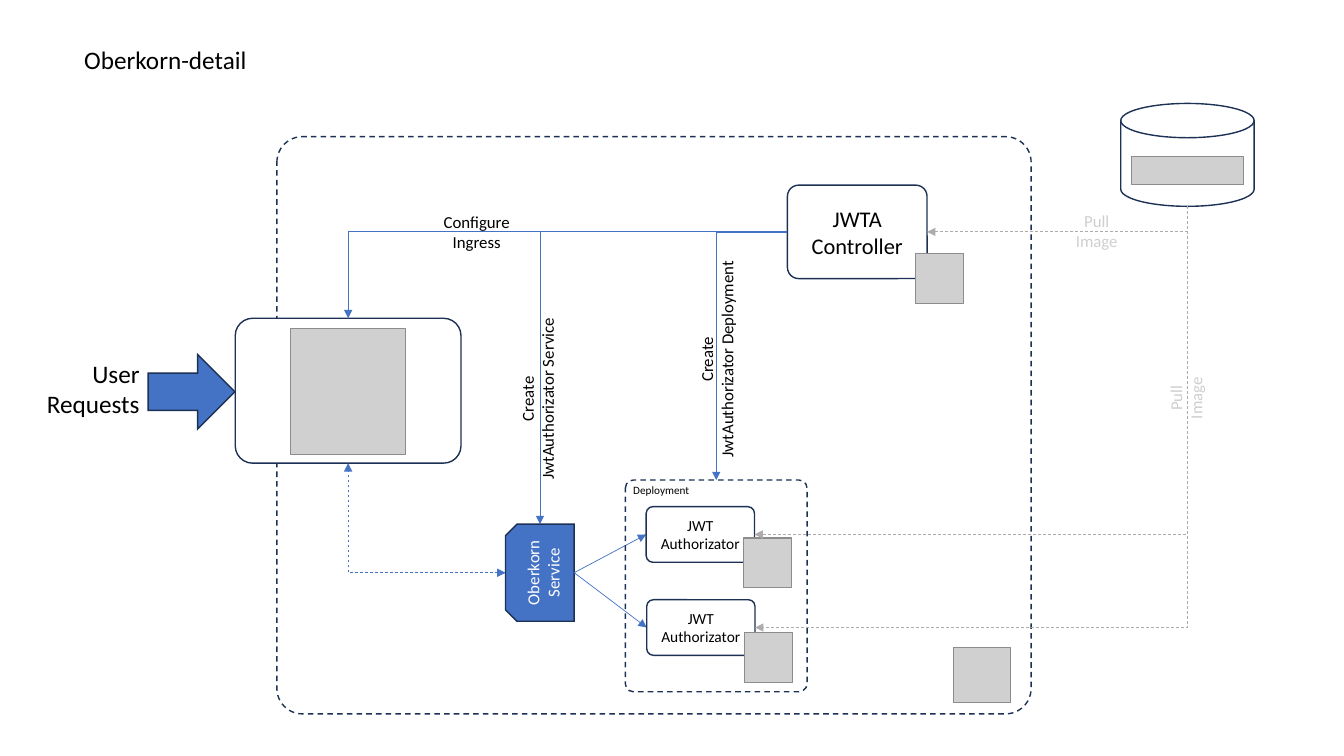
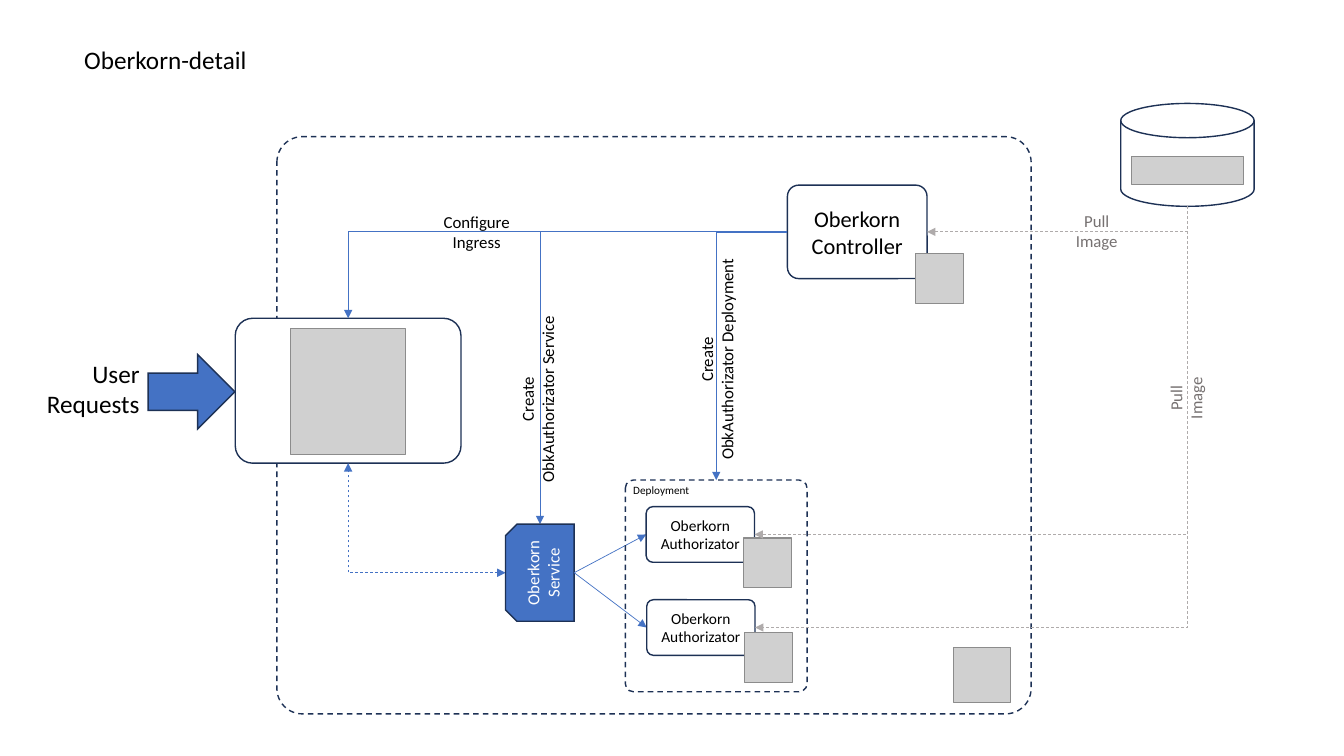
Before and after one commit to jfvilasPersonal/oberkorn, a slide deck: slide 5 of docs/diagrams.pptx (slide 7 before the commit). Drawn at 1344x756 pixels with LibreOffice and Linux fonts; fonts in the diff are those of the drawing; grey boxes stand for pictures. Boxes give left, top, right and bottom in pixels: in the first picture for what was removed or moved away, otherwise in the second. Text is boxed around its words. In the diff, an @@ line names an element or a change of style, - is before the commit and + after.

```diff
--- a/docs/diagrams.pptx
+++ b/docs/diagrams.pptx
@@ text "Pull" at (1076,215,1118,250): text colour #D0CECE to #767171 @@
@@ text in rounded rectangle at (812,211,903,254): text changed @@
-JWTA Controller
+Oberkorn
+Controller
@@ text at (717,267,737,457): text changed @@
-JwtAuthorizator Deployment
+ObkAuthorizator Deployment
@@ text at (538,320,558,480): text changed @@
-JwtAuthorizator Service
+ObkAuthorizator Service
@@ text "Pull" at (1166,381,1207,418): text colour #D0CECE to #767171 @@
@@ text in rounded rectangle at (661,520,740,549): text changed @@
-JWT Authorizator
+Oberkorn
+Authorizator
@@ text in rounded rectangle at (661,613,740,642): text changed @@
-JWT Authorizator
+Oberkorn Authorizator
```
Also in this commit, not shown: 1 other slide changed, 2 slides added, 1 slide removed, 6 other files.
